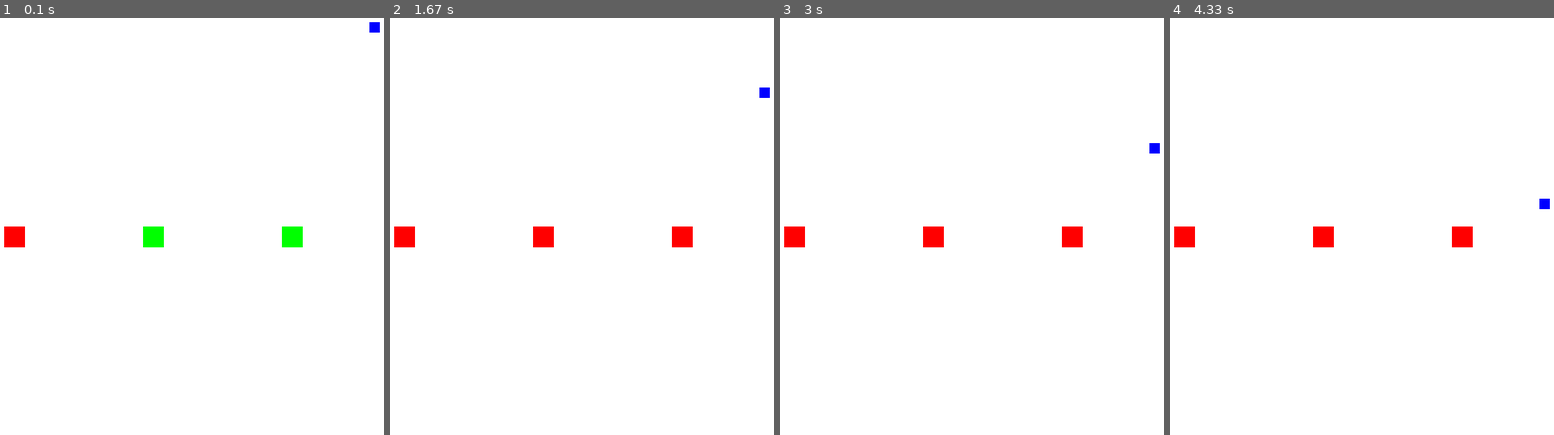
Above: before the commit, frames 1-4 (left to right).
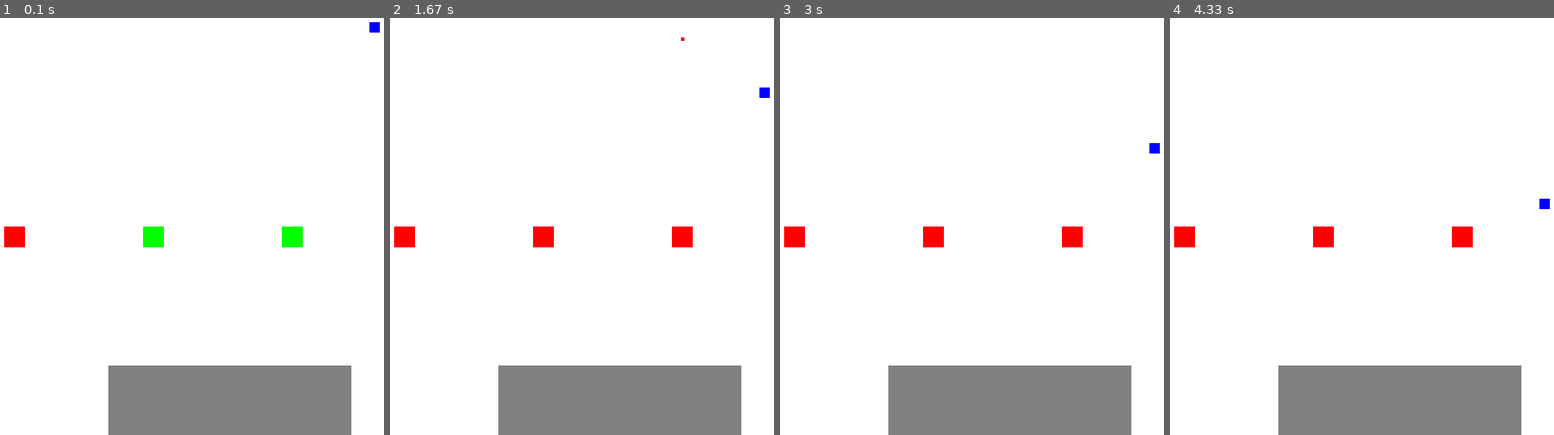
Above: after the commit, the same moments.

Repository: Thiagocsoaresbh/tower-defense-game-pygame
Game: pygame game, started from main.py
Two runs of this game, one before a commit and one after it. Both use one fixed random seed, a clock stepped at 60 frames per second and the inputs below.
Inputs (mouse positions are in pixels of both pictures, inside the frame that each line leads up to):
- Up to frame 1 (0.1 s): no input
- Up to frame 2 (1.67 s): click (532, 226) at 0.38 s; click (681, 234) at 0.72 s
- Up to frame 3 (3 s): no input
- Up to frame 4 (4.33 s): no input

The runs differ from the first frame. In frame 1, 11% of the frame differs, in the area x 28-92%, y 83-100%; in frame 2, 11%, in the area x 28-92%, y 4-100%; in frame 3, 11%; in frame 4, 11%.

Commit message:
Corecao logica castelo, posicao torre, inimigo, chamada do main

Diff:
--- a/castelo.py
+++ b/castelo.py
@@ -3,12 +3,13 @@
 class Castelo(pygame.sprite.Sprite):
     def __init__(self, x, y):
         super().__init__()
-        self.image = pygame.Surface((50, 50))
+        self.image = pygame.Surface((350, 350))
         self.image.fill((128, 128, 128))
         self.rect = self.image.get_rect(topleft=(x, y))
         self.hp = 1000
 
     def sofrer_dano(self, dano):
         self.hp -= dano
-        if self.hp <= 0:
+        self.hp = max(0, self.hp)
+        if self.hp == 0:
             pass
--- a/elements.py
+++ b/elements.py
@@ -27,7 +27,7 @@
         self.image = pygame.Surface((15, 15))
         self.image.fill((0, 0, 255))
         self.rect = self.image.get_rect(topleft=(random.randint(50, 750), 0))
-        self.velocidade = random.uniform(0.5, 1.5)  # Ajuste o intervalo conforme necessário
+        self.velocidade = 1
 
     def update(self):
         self.rect.y += self.velocidade
--- a/inimigo.py
+++ b/inimigo.py
@@ -6,11 +6,15 @@
         super().__init__()
         self.image = pygame.Surface((15, 15))
         self.image.fill((0, 0, 255))
-        self.rect = self.image.get_rect(topleft=(random.randint(50, 750), 0))
-        self.velocidade = random.uniform(0.5, 1.5)  # Ajuste o intervalo conforme necessário
+        self.rect = self.image.get_rect(topleft=(random.randint(50, 750), random.randint(0, 50)))
+        self.velocidade = 1
+        self.vida = 2
 
     def update(self):
         self.rect.y += self.velocidade
         if self.rect.y > 600:
             self.rect.y = 0
             self.rect.x = pygame.math.Vector2(50, 750).rotate(random.randint(0, 90))
+
+    def reset(self):
+        self.vida = 2
--- a/main.py
+++ b/main.py
@@ -2,6 +2,7 @@
 from elements import Torre, Inimigo, InterfaceUsuario
 from posicao_torre import PosicaoTorre
 from castelo import Castelo
+from projetil import Projetil
 
 pygame.init()
 
@@ -10,11 +11,13 @@
 tela = pygame.display.set_mode((largura_tela, altura_tela))
 pygame.display.set_caption("Tower Defense Game")
 
+todos_sprites = pygame.sprite.Group()  # Mova esta linha para cima
 castelo = Castelo(350, 500)
+todos_sprites.add(castelo)
 
-todos_sprites = pygame.sprite.Group()
 torres = pygame.sprite.Group()
 inimigos = pygame.sprite.Group()
+projeteis = pygame.sprite.Group()
 
 torre = Torre(200, 300)
 inimigo = Inimigo()
@@ -28,14 +31,13 @@
     PosicaoTorre(600, 300),
 ]
 
-todos_sprites.add(posicoes_torres)
+todos_sprites.add(*posicoes_torres)
 
 interface = InterfaceUsuario()
 todos_sprites.add(interface)
 
 clock = pygame.time.Clock()
 
-# Adicione ao início do loop principal em main.py
 mensagem_criar_torre = "Clique para criar uma torre"
 
 while True:
@@ -51,8 +53,18 @@
                     todos_sprites.add(torre)
                     torres.add(torre)
                     posicao.ocupada = True
+
+                    projetil = Projetil(torre.rect.centerx, torre.rect.centery)
+                    projeteis.add(projetil)
                 else:
                     mensagem_criar_torre = "Posição inválida para criar torre"
+
+    colisoes_castelo = pygame.sprite.spritecollide(castelo, inimigos, False)
+    for inimigo in colisoes_castelo:
+        inimigo.velocidade = 0
+        inimigo.rect.y -= 1
+
+        castelo.sofrer_dano(1)
 
     todos_sprites.update()
     tela.fill((255, 255, 255))
@@ -67,6 +79,9 @@
     if colisoes_castelo:
         castelo.sofrer_dano(1)
 
+    projeteis.update()
+    projeteis.draw(tela)
+
     pygame.display.flip()
 
     clock.tick(60)
--- a/posicao_torre.py
+++ b/posicao_torre.py
@@ -3,7 +3,11 @@
 class PosicaoTorre(pygame.sprite.Sprite):
     def __init__(self, x, y):
         super().__init__()
-        self.image = pygame.Surface((30,30))
+        self.image = pygame.Surface((30, 30))
         self.image.fill((0, 255, 0))
         self.rect = self.image.get_rect(topleft=(x, y))
         self.ocupada = False
+
+    def reset(self):
+        self.ocupada = False
+        self.image.fill((0, 255, 0))  # Reset para a cor verde
--- /dev/null
+++ b/projetil.py
@@ -0,0 +1,12 @@
+import pygame
+
+class Projetil(pygame.sprite.Sprite):
+    def __init__(self, x, y):
+        super().__init__()
+        self.image = pygame.Surface((5, 5))
+        self.image.fill((255, 0, 0))  # Cor vermelha para representar o projetil
+        self.rect = self.image.get_rect(center=(x, y))
+        self.velocidade = 5  # Ajuste a velocidade do projetil conforme necessário
+
+    def update(self):
+        self.rect.y -= self.velocidade
